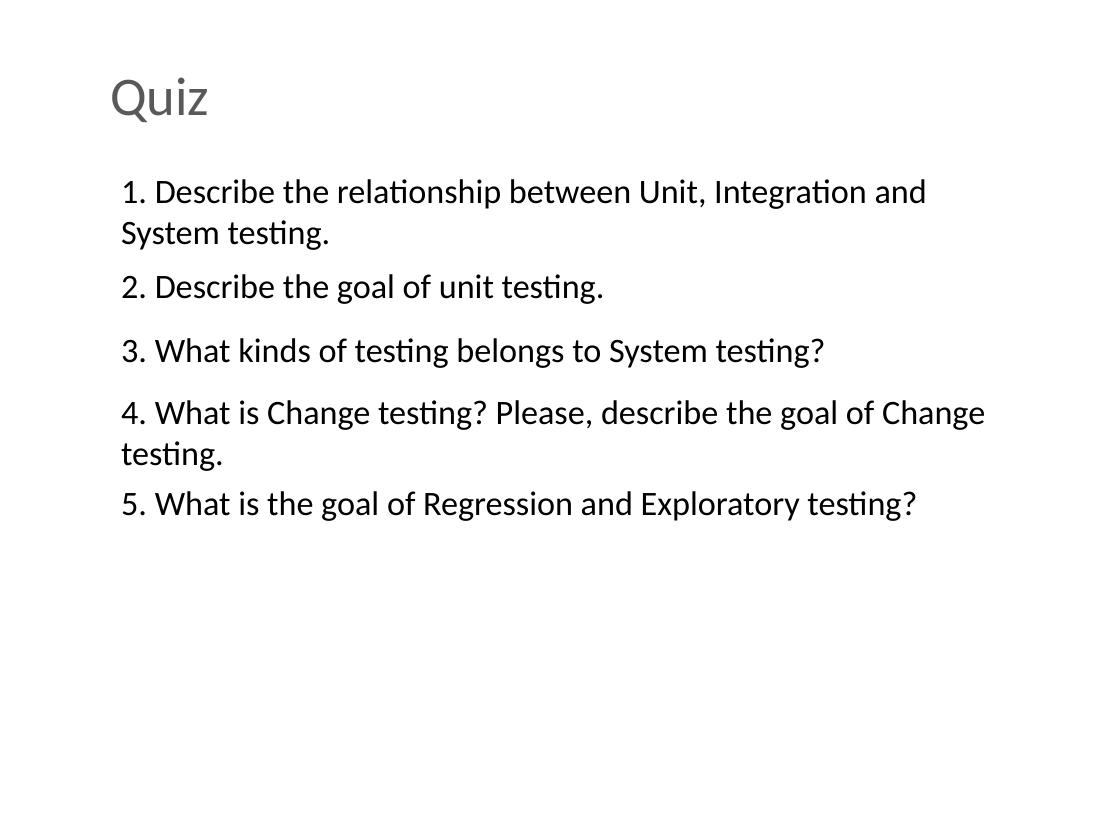
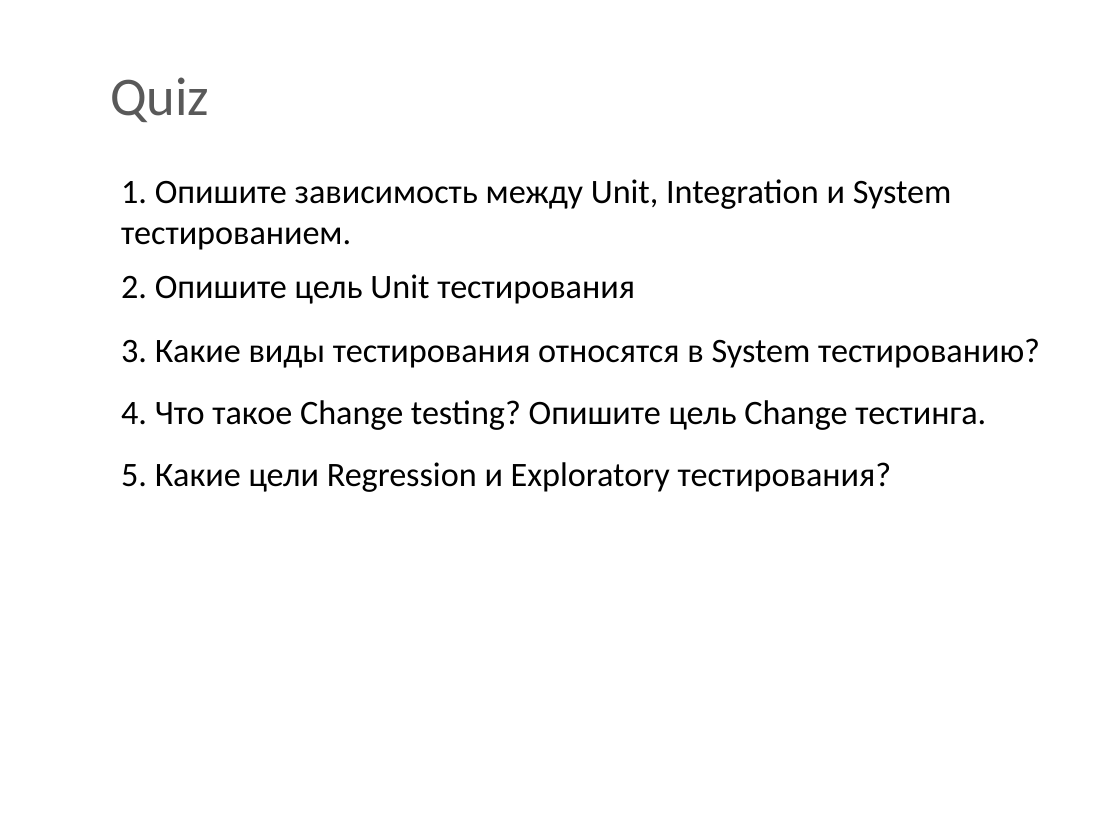
Before and after one commit to BigRacer/swtesting, a slide deck: slide 13 of 2.Testing_types/Testing types.pptx. Drawn at 1120x840 pixels with LibreOffice and Linux fonts; fonts in the diff are those of the drawing; background and template pictures are left out. Boxes give left, top, right and bottom in pixels: in the first picture for what was removed or moved away, otherwise in the second. Text is boxed around its words. In the diff, an @@ line names an element or a change of style, - is before the commit and + after.

```diff
--- a/2.Testing_types/Testing types.pptx
+++ b/2.Testing_types/Testing types.pptx
@@ text at (121, 179, 952, 250): text changed @@
-1. Describe the relationship between Unit, Integration and System testing.
+1. Опишите зависимость между Unit, Integration и System тестированием.
@@ text at (121, 274, 635, 304): text changed @@
-2. Describe the goal of unit testing.
+2. Опишите цель Unit тестирования
@@ text at (121, 338, 1040, 368): text changed @@
-3. What kinds of testing belongs to System testing?
+3. Какие виды тестирования относятся в System тестированию?
@@ text at (121, 400, 986, 430): text changed @@
-4. What is Change testing? Please, describe the goal of Change testing.
+4. Что такое Change testing? Опишите цель Change тестинга.
@@ text at (121, 462, 892, 492): text changed @@
-5. What is the goal of Regression and Exploratory testing?
+5. Какие цели Regression и Exploratory тестирования?
```
Also in this commit, not shown: 7 other slides changed, 5 slides added, 5 slides removed.
